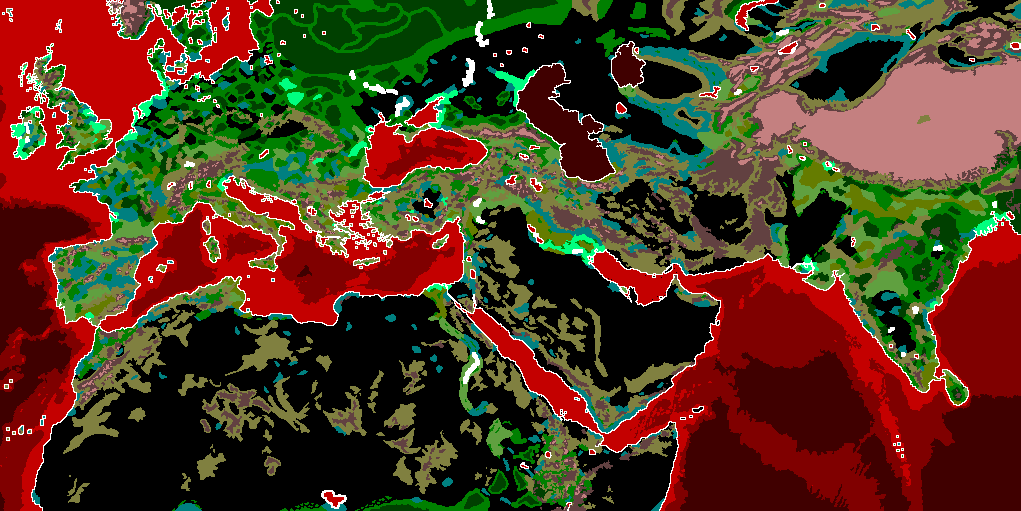
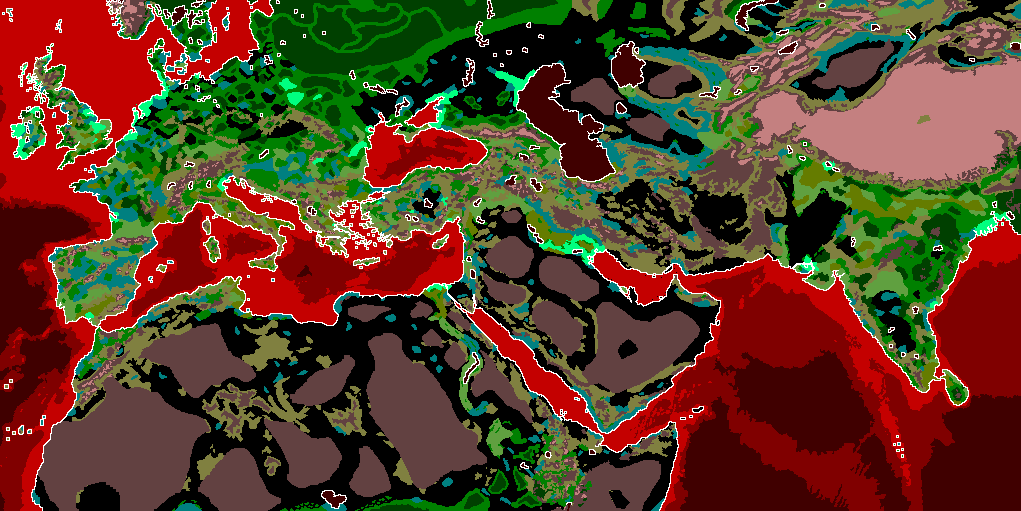
Comparing the layer stacks of the two w=1021, h=511 images. Changes:
showed "map_ground_types_blocked_access" over [25, 0, 1020, 511]
painted on "map_ground_types" over [478, 135, 502, 188]
